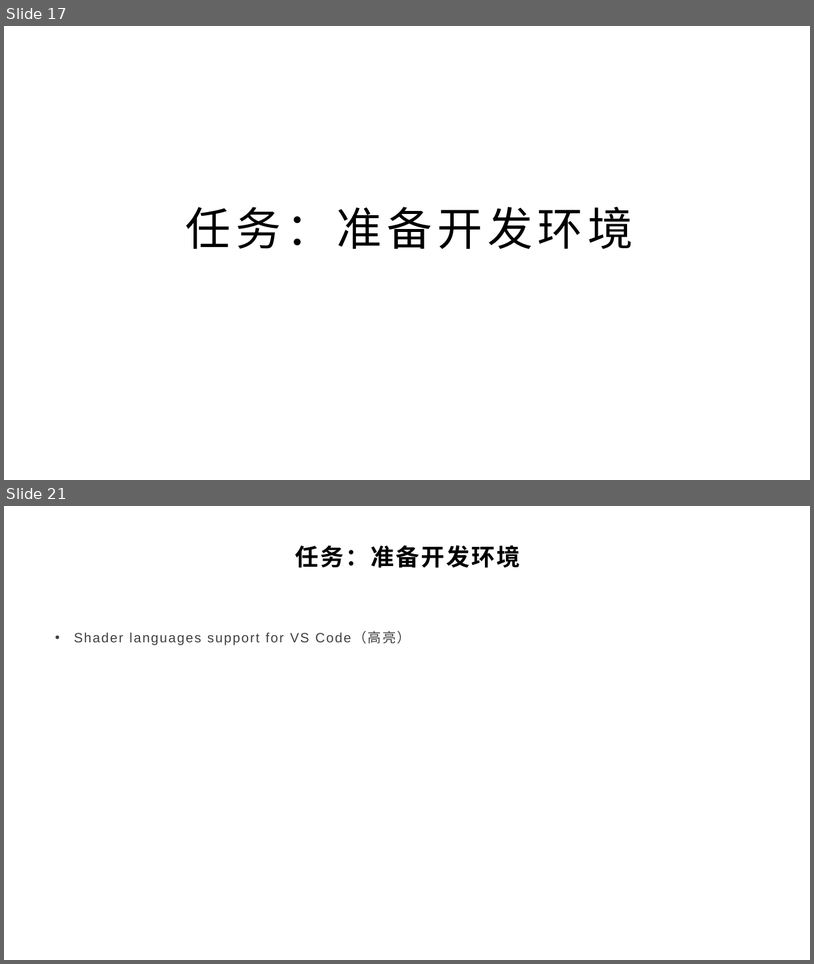
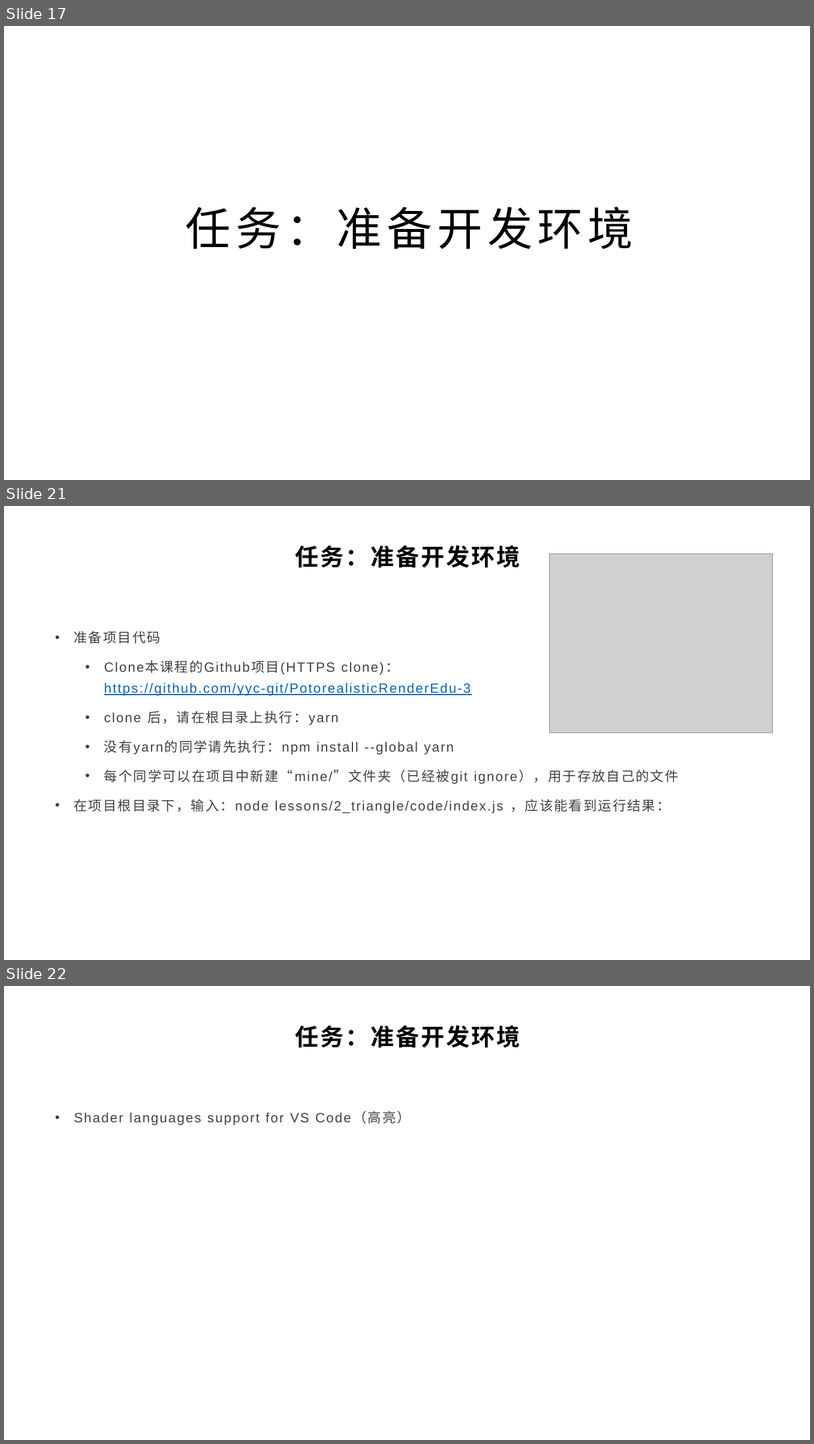
Before and after one commit to yyc-git/PotorealisticRenderEdu-3, a slide deck: lessons/2_triangle/ppt/WebGPU介绍和使用光栅化管线绘制一个三角形.pptx. Shown one above the other, each under a label of ours: slides 17 and 21 before the commit, slides 17, 21 and 22 after it; the slides between them are not shown. The pictures are 814x964 and 814x1444 pixels, drawn with LibreOffice and Linux fonts; fonts in the diff are those of the drawing; grey boxes stand for pictures; background and template pictures are left out. Boxes give left, top, right and bottom in pixels: in the first picture for what was removed or moved away, otherwise in the second. Text is boxed around its words. In the diff, an @@ line names an element or a change of style, - is before the commit and + after.

Commit message:
feat(2_triangle): update ppt

```diff
--- a/lessons/2_triangle/ppt/WebGPU介绍和使用光栅化管线绘制一个三角形.pptx
+++ b/lessons/2_triangle/ppt/WebGPU介绍和使用光栅化管线绘制一个三角形.pptx
@@ slide 21 added at <box>4,506,810,960</box>, background picture (left out) @@
@@ title added at <box>296,545,521,568</box>, 28 pt, text #000000, bold @@
+任务：准备开发环境
@@ picture added at <box>549,554,773,733</box> @@
@@ text added at <box>74,631,678,813</box>, 16 pt, text #404040 @@
+• 准备项目代码
+  • Clone本课程的Github项目(HTTPS clone)：
+    https://github.com/yyc-git/PotorealisticRenderEdu-3
+  • clone 后，请在根目录上执行：yarn
+  • 没有yarn的同学请先执行：npm install --global yarn
+  • 每个同学可以在项目中新建“mine/”文件夹（已经被git ignore），用于存放自己的文件
+• 在项目根目录下，输入：node lessons/2_triangle/code/index.js ，应该能看到运行结果：
@@ what was slide 21 is now slide 22 @@
```
Also in this commit, not shown: 8 slides changed, 1 other file.
